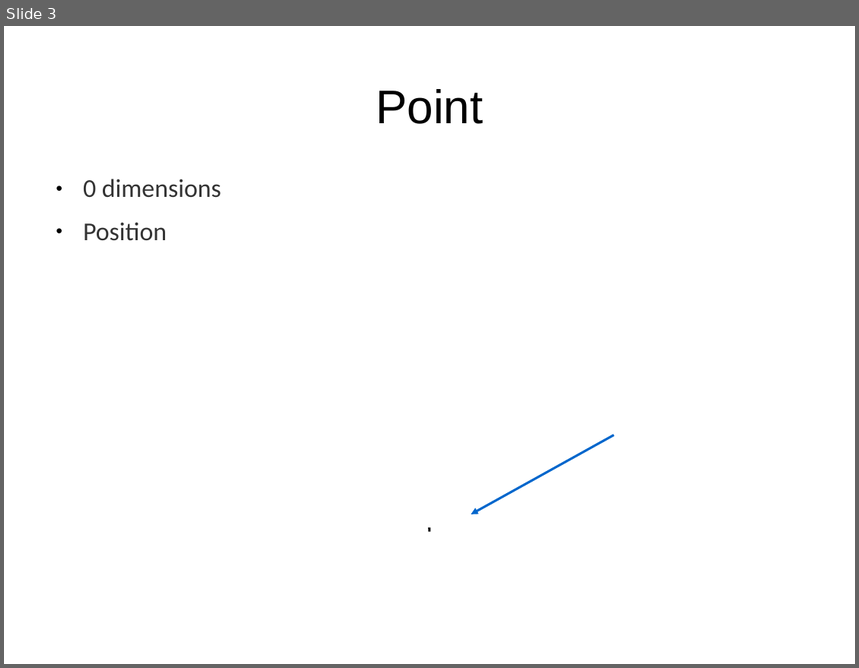
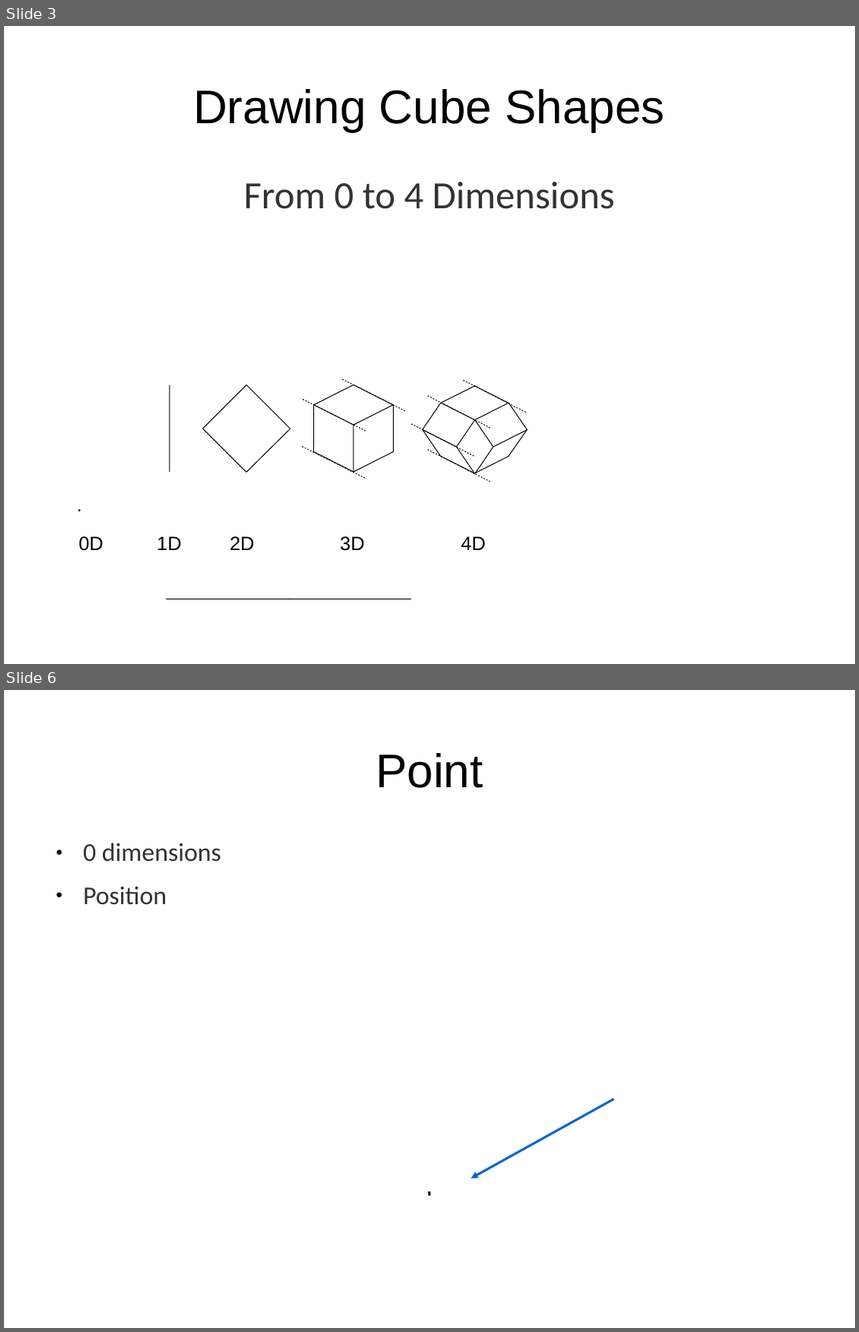
Before and after one commit to tigerfarm/docroot, a slide deck: books/content/cubes/9aDrawAll.odp. Shown one above the other, each under a label of ours: slide 3 before the commit, slides 3 and 6 after it; the slides between them are not shown. The pictures are 859x668 and 859x1332 pixels, drawn with LibreOffice and Linux fonts; fonts in the diff are those of the drawing; background and template pictures are left out. Boxes give left, top, right and bottom in pixels: in the first picture for what was removed or moved away, otherwise in the second. Text is boxed around its words. In the diff, an @@ line names an element or a change of style, - is before the commit and + after.

```diff
--- a/books/content/cubes/9aDrawAll.odp
+++ b/books/content/cubes/9aDrawAll.odp
@@ slide 3 added at [4, 26, 855, 664], background picture (left out) @@
@@ title added at [193, 89, 664, 132], 44 pt, text #000000 @@
+Drawing Cube Shapes
@@ text added at [78, 182, 615, 551], 36 pt, text #333333 @@
+From 0 to 4 Dimensions
+.
+0D 1D 2D 3D 4D
@@ line added from (169, 385) to (169, 472), #000000 0.71 pt @@
@@ group added at [202, 385, 291, 472]: 4 lines @@
@@ line added from (526, 412) to (464, 380), #000000 0.71 pt @@
@@ group added at [423, 386, 528, 474]: 16 lines @@
@@ line added from (490, 429) to (428, 396), #000000 0.71 pt @@
@@ line added from (474, 456) to (411, 423), #000000 0.71 pt @@
@@ group added at [300, 379, 405, 479]: 12 lines @@
@@ line added from (490, 482) to (428, 450), #000000 0.71 pt @@
@@ line added from (290, 599) to (166, 599), #000000 0.71 pt @@
@@ line added from (411, 599) to (287, 599), #000000 0.71 pt @@
@@ what was slide 3 is now slide 6 @@
```
Also in this commit, not shown: 12 slides changed, 6 other slides added, 9 slides removed, 9 other files.
